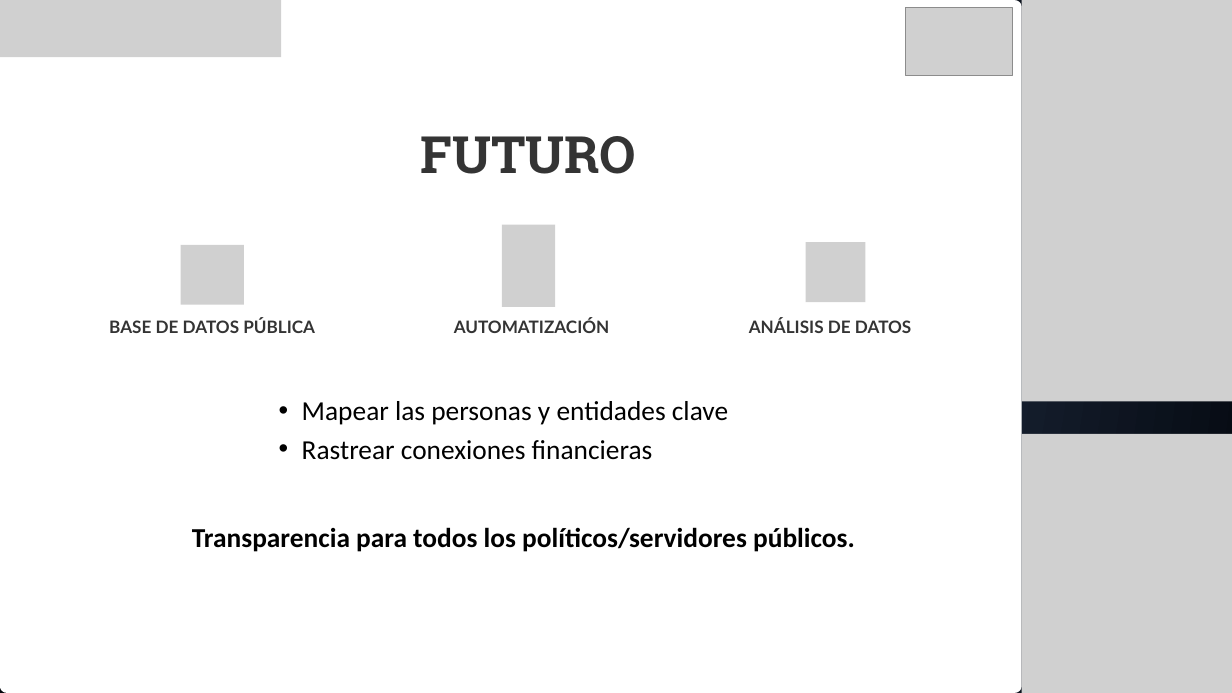
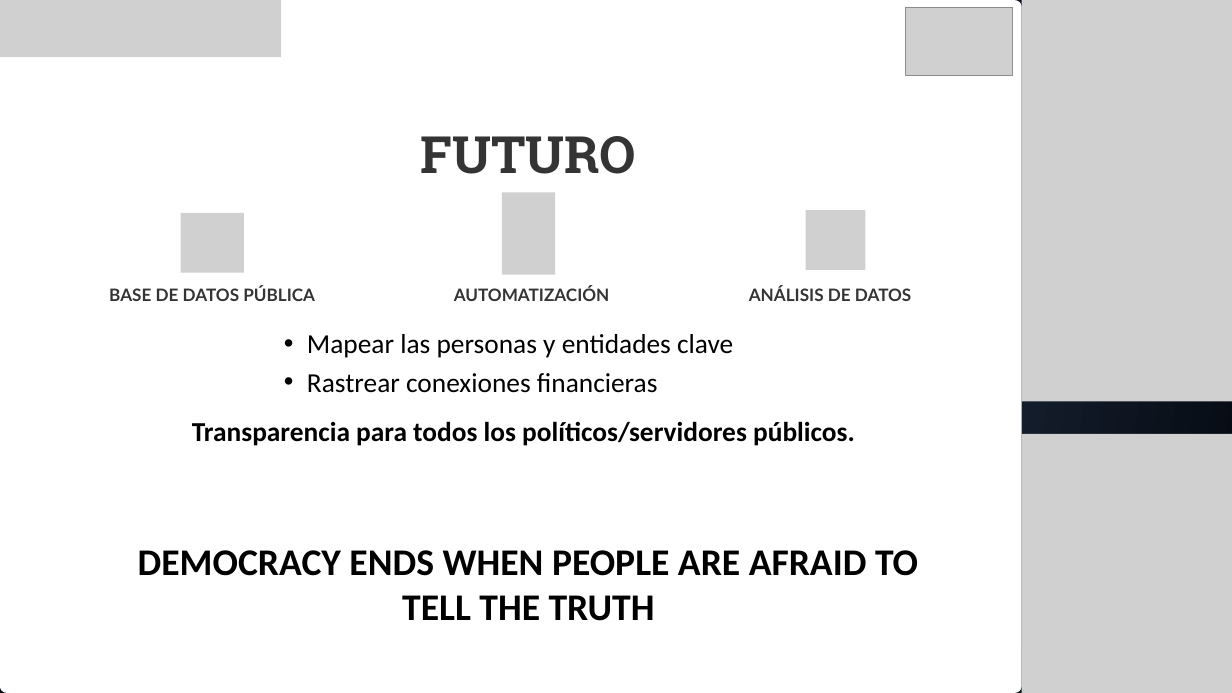
Before and after one commit to pedroaovieira/osint, a slide deck: slide 37 of presentation/osintomaticops/Negocios_Privados,_Consecuencias_Publicas.pptx. Drawn at 1232x693 pixels with LibreOffice and Linux fonts; fonts in the diff are those of the drawing; grey boxes stand for pictures. Boxes give left, top, right and bottom in pixels: in the first picture for what was removed or moved away, otherwise in the second. Text is boxed around its words. In the diff, an @@ line names an element or a change of style, - is before the commit and + after.

```diff
--- a/presentation/osintomaticops/Negocios_Privados,_Consecuencias_Publicas.pptx
+++ b/presentation/osintomaticops/Negocios_Privados,_Consecuencias_Publicas.pptx
@@ picture: place and size @@
-picture at [502,225,555,307]
+picture at [502,192,555,274]
@@ 3 texts, 2 pictures: place and size @@
-3 texts, 2 pictures at [109,242,911,333]
+3 texts, 2 pictures at [109,210,911,301]
@@ text "Mapear las personas y entidades ...": place and size @@
-text "Mapear las personas y entidades ..." at [302,401,728,460]
+text "Mapear las personas y entidades ..." at [307,334,733,393]
@@ text "Transparencia para todos los políticos/servidores ...": place and size @@
-text "Transparencia para todos los políticos/servidores ..." at [192,527,855,552]
+text "Transparencia para todos los políticos/servidores ..." at [192,421,855,446]
@@ text added at [138,550,918,621], 44 pt, text #000000, bold @@
+DEMOCRACY ENDS WHEN PEOPLE ARE AFRAID TO TELL THE TRUTH
```
Also in this commit, not shown: 1 other slide changed, 1 other file.
